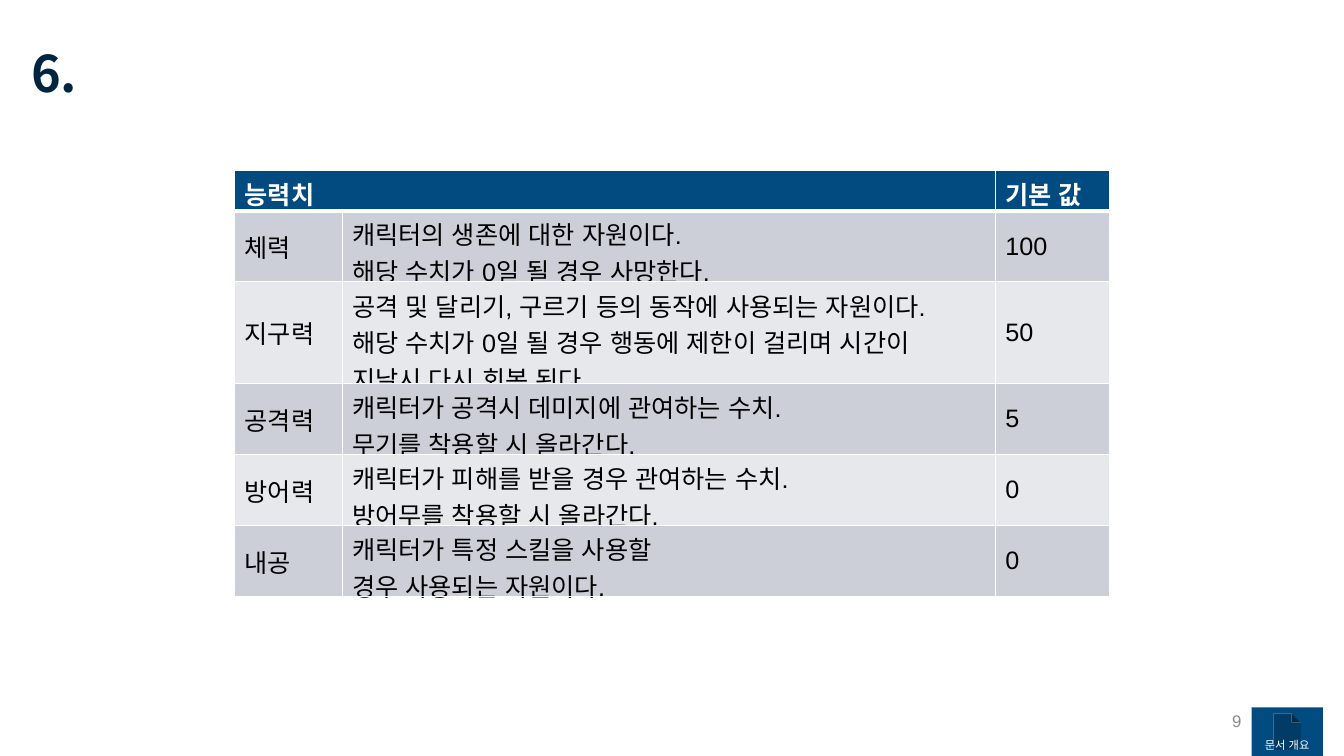
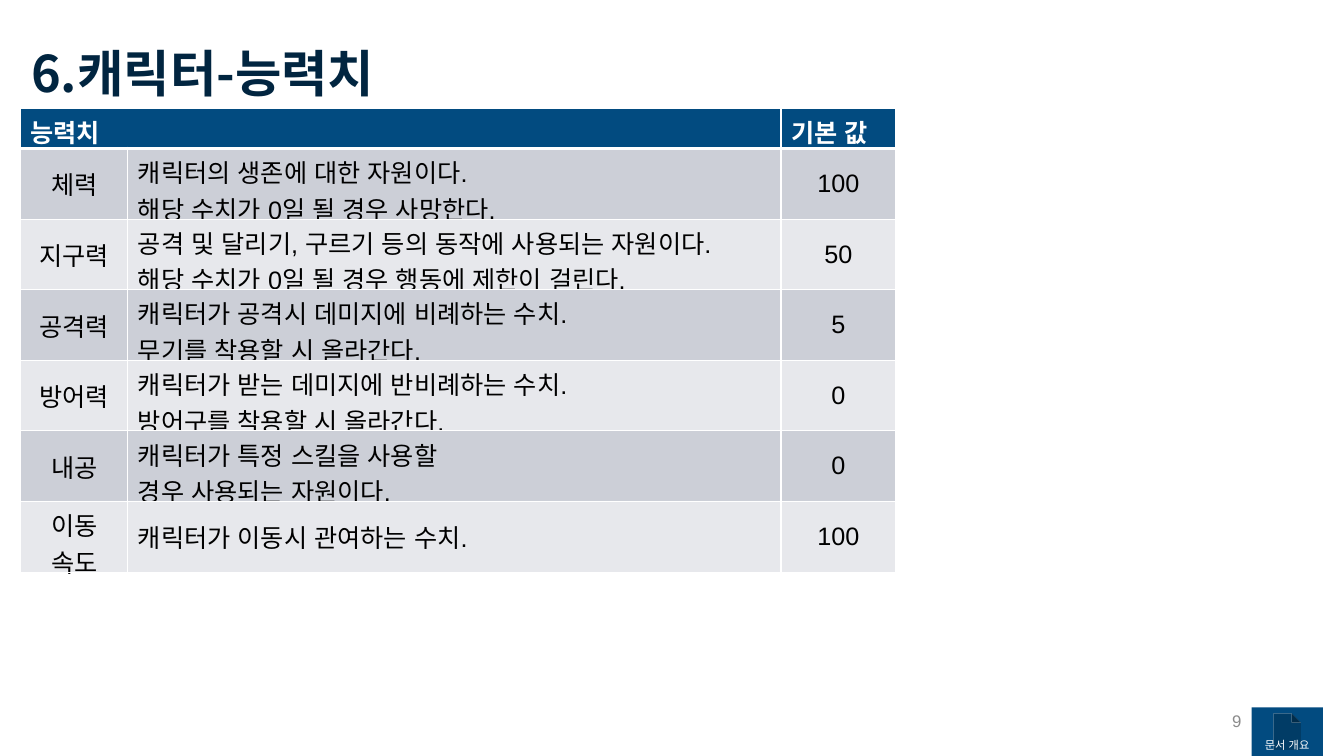
Before and after one commit to yjk0401/unityenginebasic_9th, a slide deck: slide 9 of 기획/메인 기획서.pptx. Drawn at 1344x756 pixels with LibreOffice and Linux fonts; fonts in the diff are those of the drawing. Boxes give left, top, right and bottom in pixels: in the first picture for what was removed or moved away, otherwise in the second. Text is boxed around its words. In the diff, an @@ line names an element or a change of style, - is before the commit and + after.

```diff
--- a/기획/메인 기획서.pptx
+++ b/기획/메인 기획서.pptx
@@ text at (31,49,374,97): text changed @@
-6.
+6.캐릭터-능력치
@@ table at (20,108,896,578) @@
-row 3, column 2: 공격 및 달리기, 구르기 등의 동작에 사용되는 자원이다. / 해당 수치가 0일 될 경우 행동에 제한이 걸리며 시간이 / 지날시 다시 회복 된다.
+row 3, column 2: 공격 및 달리기, 구르기 등의 동작에 사용되는 자원이다. / 해당 수치가 0일 될 경우 행동에 제한이 걸린다.
-row 4, column 2: 캐릭터가 공격시 데미지에 관여하는 수치. / 무기를 착용할 시 올라간다.
+row 4, column 2: 캐릭터가 공격시 데미지에 비례하는 수치. / 무기를 착용할 시 올라간다.
-row 5, column 2: 캐릭터가 피해를 받을 경우 관여하는 수치. / 방어무를 착용할 시 올라간다.
+row 5, column 2: 캐릭터가 받는 데미지에 반비례하는 수치. / 방어구를 착용할 시 올라간다.
+row 7: 이동 / 속도 | 캐릭터가 이동시 관여하는 수치. | 100
@@ table: place and size @@
-table at (235,170,1111,606)
+table at (20,108,896,578)
```
Also in this commit, not shown: 3 other slides changed, 2 slides added, 21 other files.
